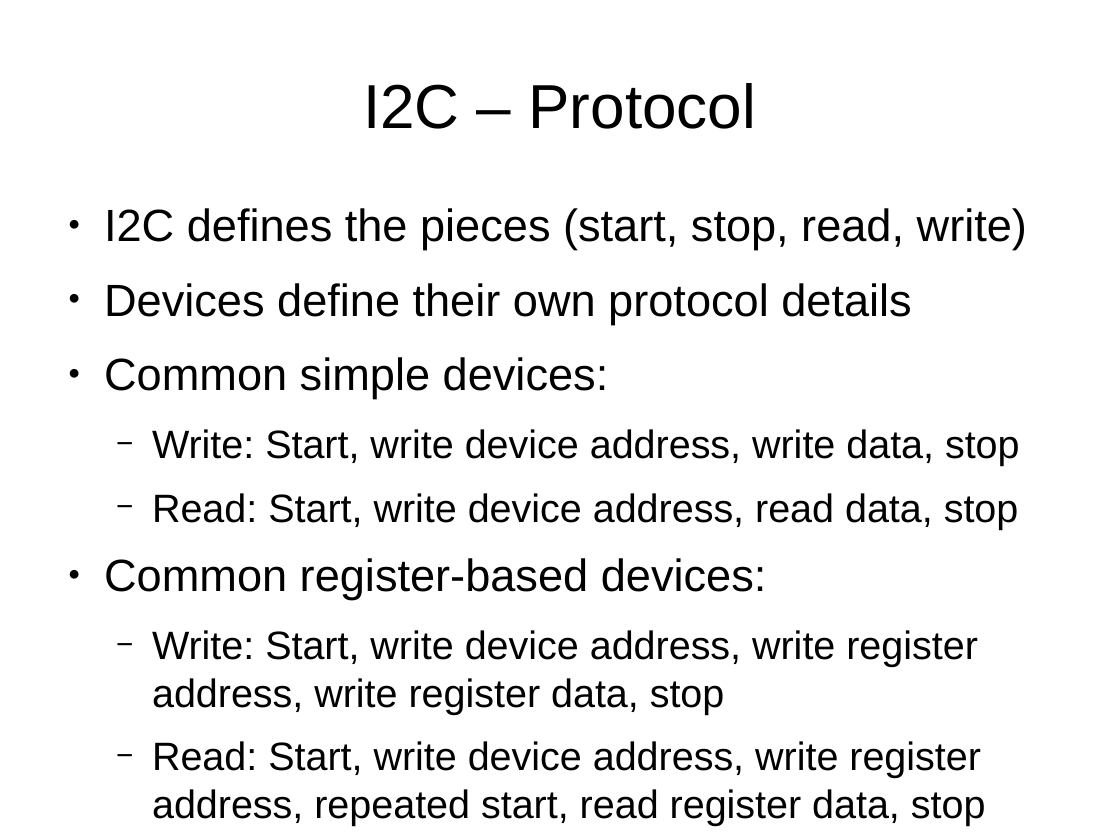
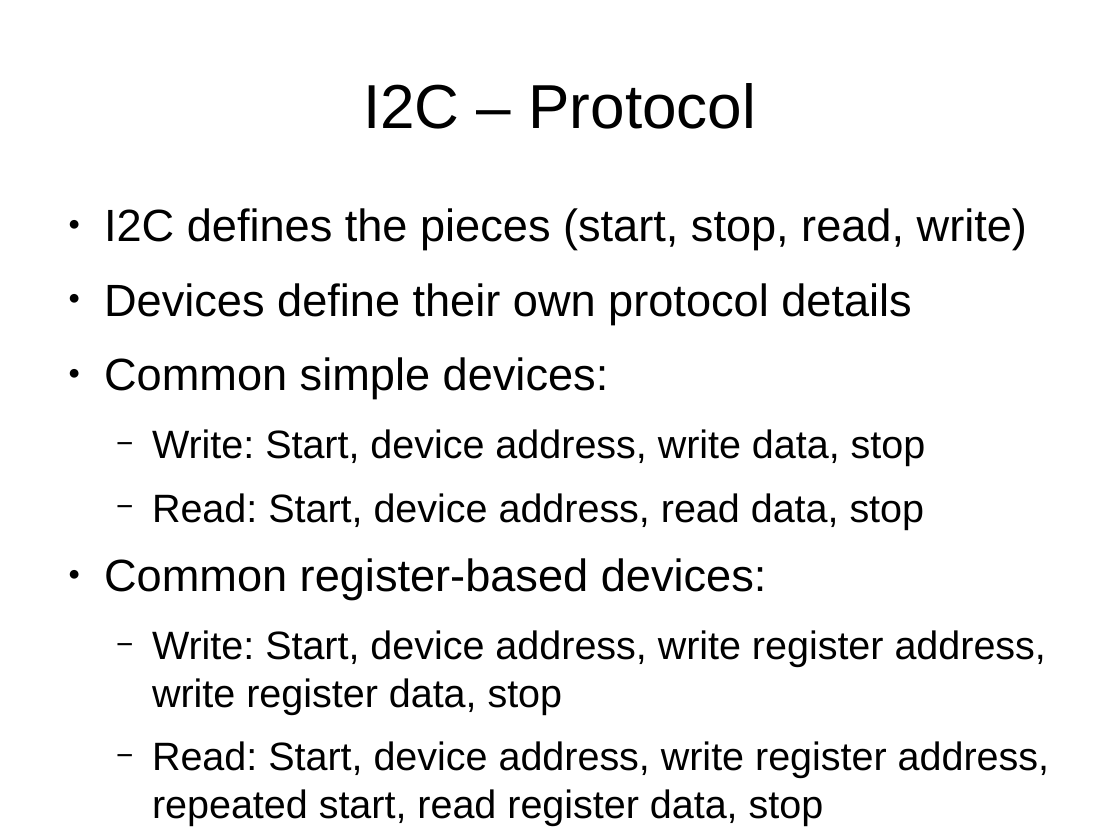
Before and after one commit to swarren/presentations, a slide deck: slide 20 of bus-protocols/bus-protocols.odp. Drawn at 1120x840 pixels with LibreOffice and Linux fonts; fonts in the diff are those of the drawing. Boxes give left, top, right and bottom in pixels: in the first picture for what was removed or moved away, otherwise in the second. Text is boxed around its words. In the diff, an @@ line names an element or a change of style, - is before the commit and + after.

Commit message:
Bus protocols: tweaks/fixes after review
Thanks Bob Proulx.

```diff
--- a/bus-protocols/bus-protocols.odp
+++ b/bus-protocols/bus-protocols.odp
@@ text at (x1=152, y1=429, x2=926, y2=529): text changed @@
-  − Write: Start, write device address, write data, stop
-  − Read: Start, write device address, read data, stop
+  − Write: Start, device address, write data, stop
+  − Read: Start, device address, read data, stop
@@ text at (x1=152, y1=630, x2=1049, y2=825): text changed @@
-  − Write: Start, write device address, write register address, write register data, stop
-  − Read: Start, write device address, write register address, repeated start, read register data, stop
+  − Write: Start, device address, write register address, write register data, stop
+  − Read: Start, device address, write register address, repeated start, read register data, stop
```
Also in this commit, not shown: 13 other slides changed, 1 slide added, 4 other files.
